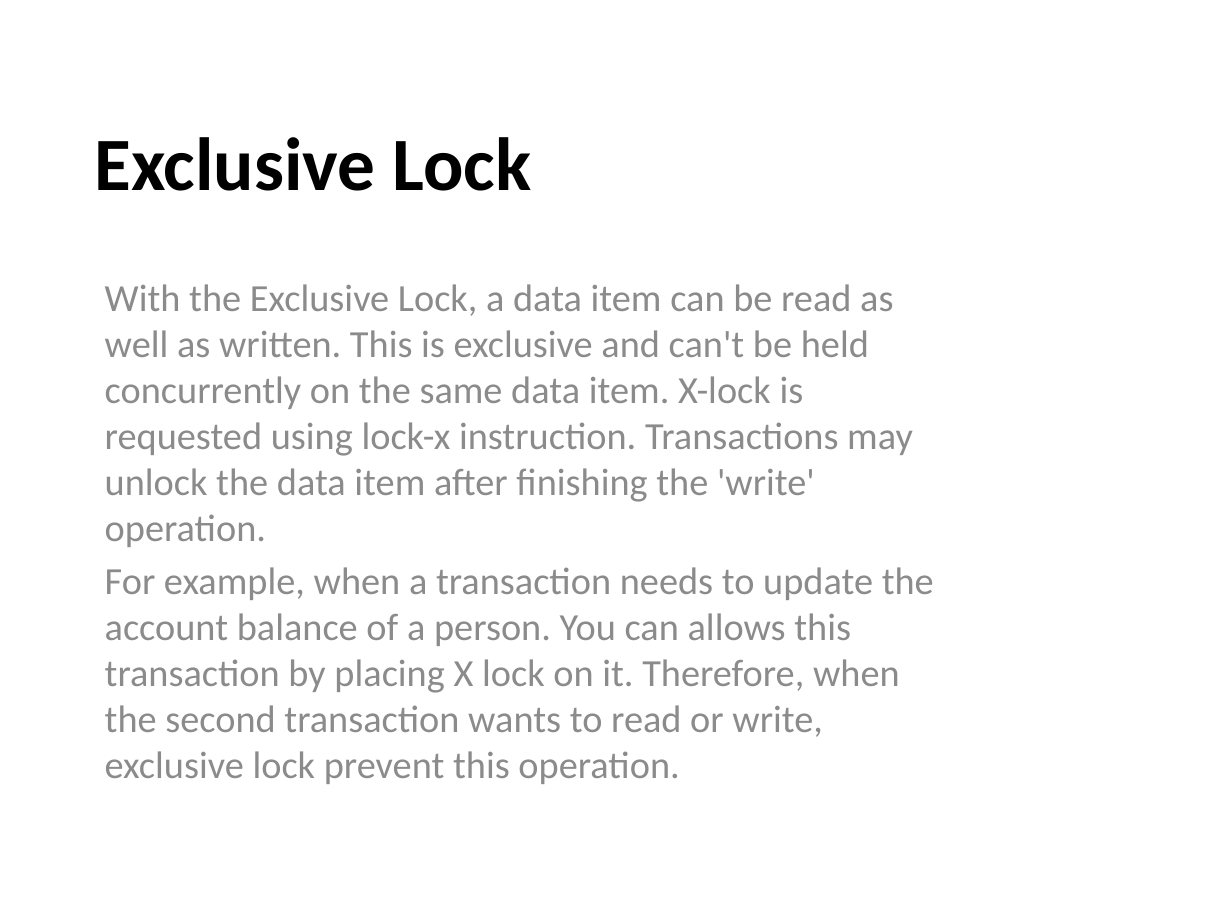
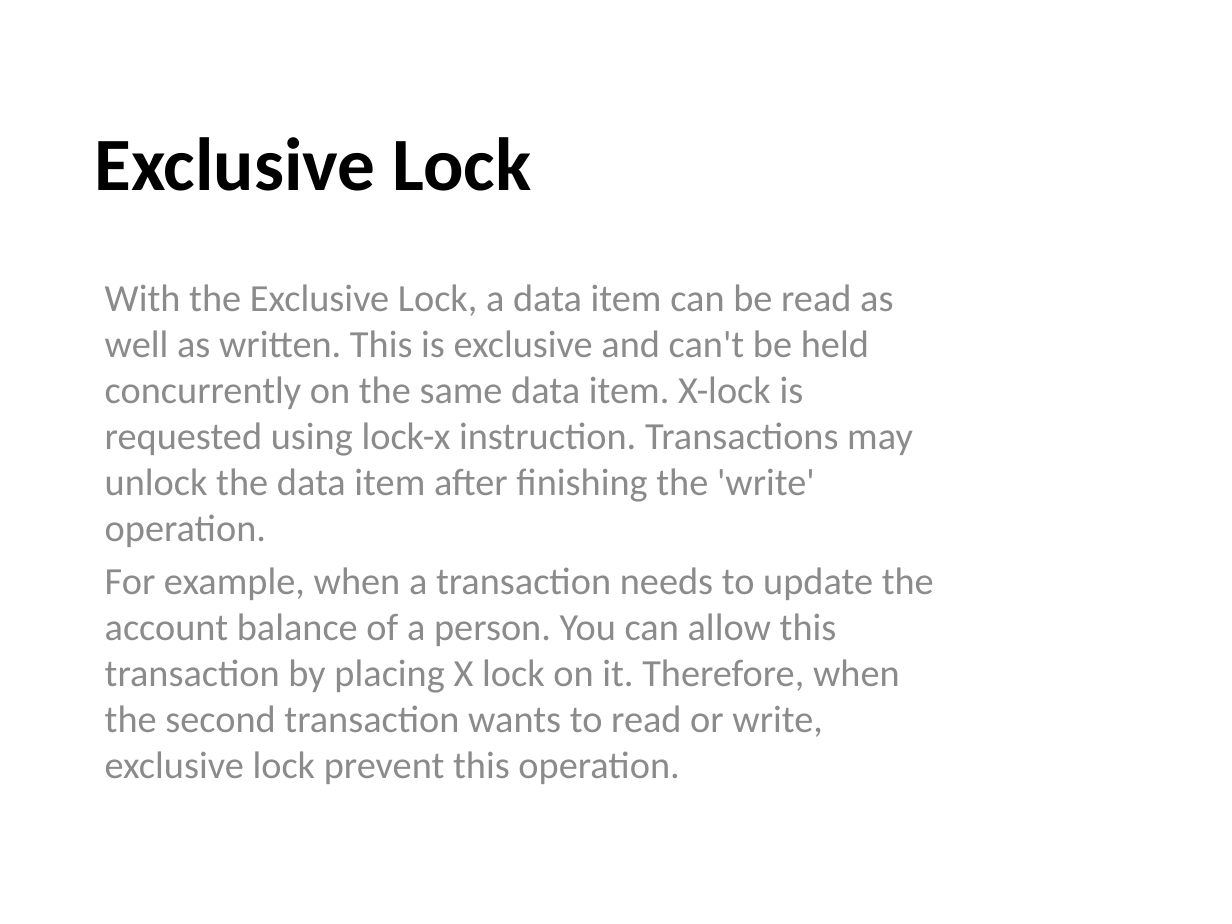
Before and after one commit to arjunQ21/files, a slide deck: slide 14 of DBMS Presentation.pptx (slide 15 before the commit). Drawn at 1232x924 pixels with LibreOffice and Linux fonts; fonts in the diff are those of the drawing. Boxes give left, top, right and bottom in pixels: in the first picture for what was removed or moved away, otherwise in the second. Text is boxed around its words. In the diff, an @@ line names an element or a change of style, - is before the commit and + after.

Commit message:
Final

```diff
--- a/DBMS Presentation.pptx
+++ b/DBMS Presentation.pptx
@@ subtitle at (105, 567, 934, 737): text changed @@
-For example, when a transaction needs to update the account balance of a person. You can allows this transaction by placing X lock on it. Therefore, when the second transaction wants to read or write, exclusive lock prevent this operation.
+For example, when a transaction needs to update the account balance of a person. You can allow this transaction by placing X lock on it. Therefore, when the second transaction wants to read or write, exclusive lock prevent this operation.
```
Also in this commit, not shown: 2 slides removed.
